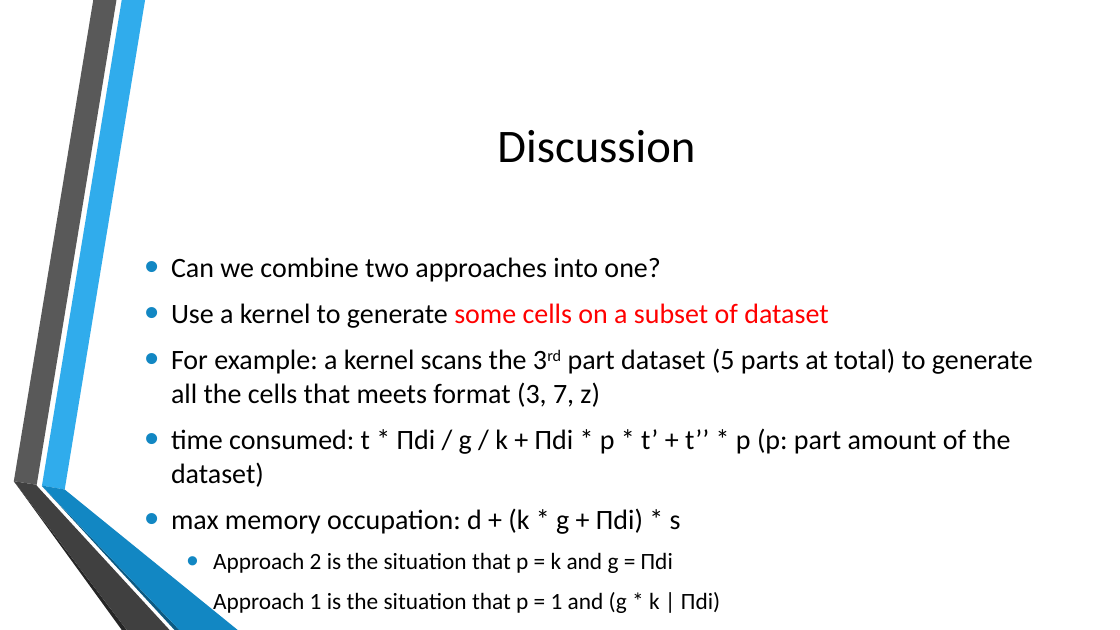
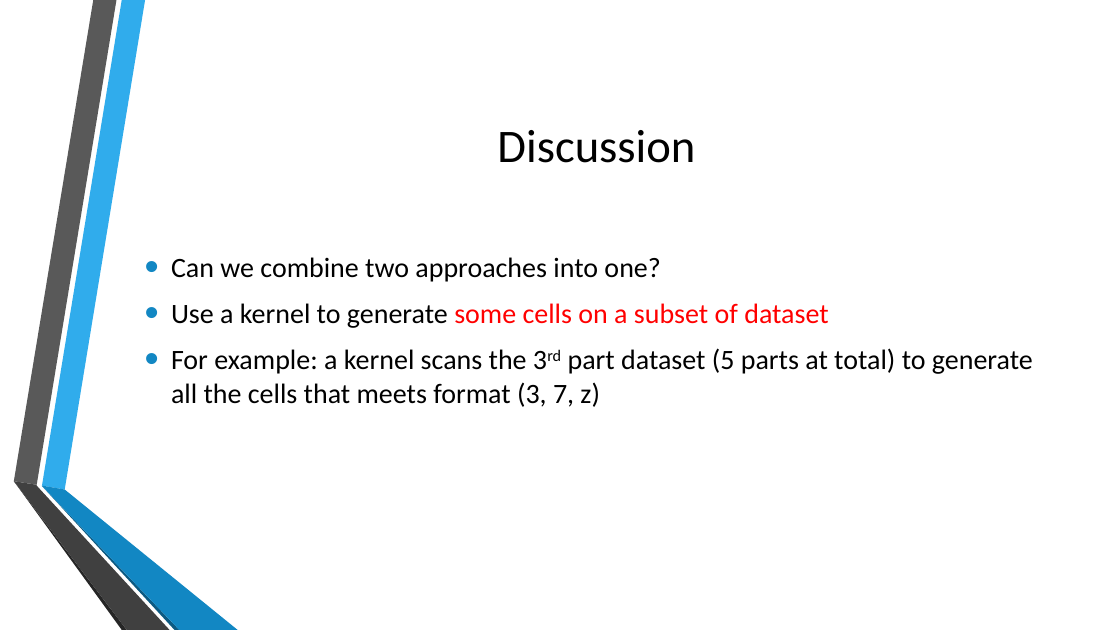
Before and after one commit to thoh-testarossa/Mirage-docs, a slide deck: slide 13 of thoh/presentations/20170426.pptx (slide 8 before the commit). Drawn at 1120x630 pixels with LibreOffice and Linux fonts; fonts in the diff are those of the drawing; background and template pictures are left out. Boxes give left, top, right and bottom in pixels: in the first picture for what was removed or moved away, otherwise in the second. Text is boxed around its words. In the diff, an @@ line names an element or a change of style, - is before the commit and + after.

```diff
--- a/thoh/presentations/20170426.pptx
+++ b/thoh/presentations/20170426.pptx
@@ text at (171, 428, 1011, 615): paragraphs removed @@
-• time consumed: t * Πdi / g / k + Πdi * p * t’ + t’’ * p (p: part amount of the dataset)
-• max memory occupation: d + (k * g + Πdi) * s
-  • Approach 2 is the situation that p = k and g = Πdi
-  • Approach 1 is the situation that p = 1 and (g * k | Πdi)
```
Also in this commit, not shown: 4 other slides changed, 15 slides added, 7 other files.
